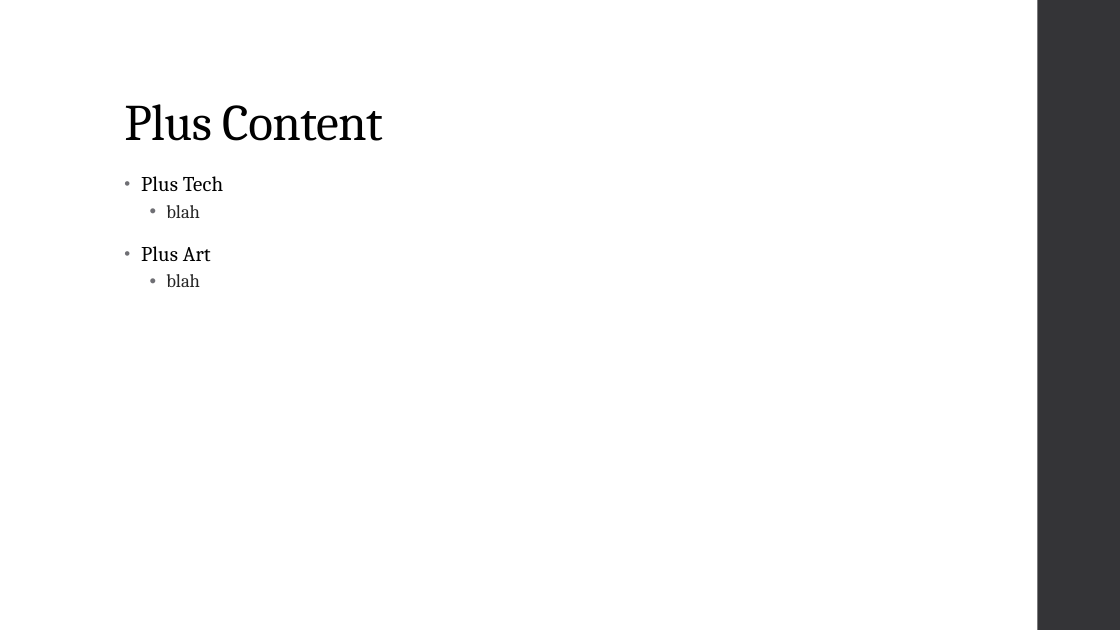
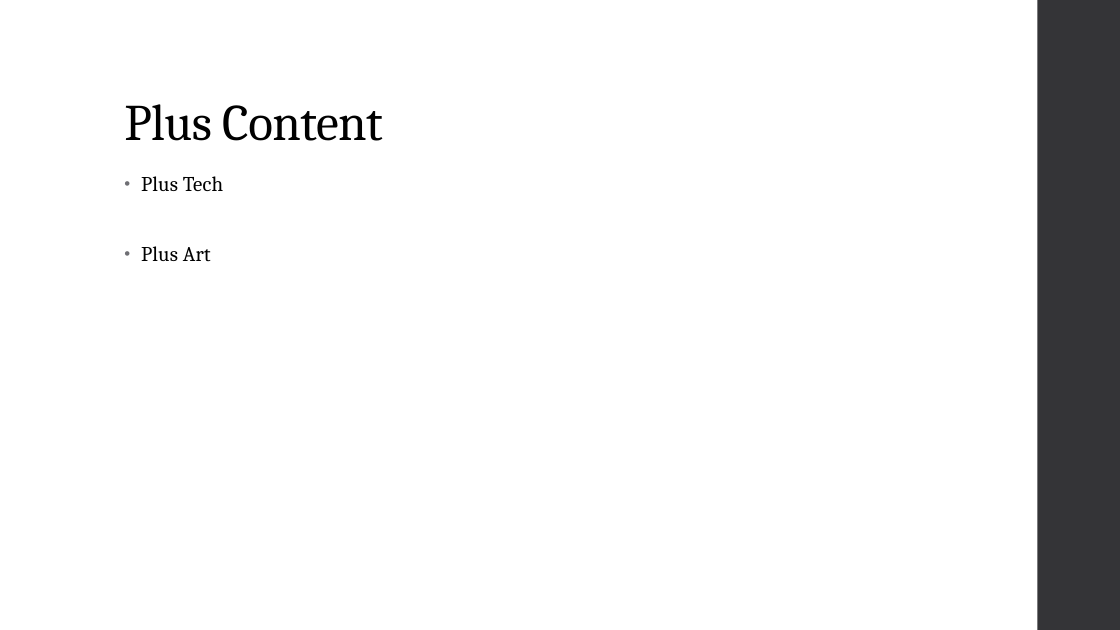
Before and after one commit to Noah-cobb/HoneyDew, a slide deck: slide 12 of Dinometry Dash/Documentation/Pitch Presentation.pptx (slide 13 before the commit). Drawn at 1120x630 pixels with LibreOffice and Linux fonts; fonts in the diff are those of the drawing. Boxes give left, top, right and bottom in pixels: in the first picture for what was removed or moved away, otherwise in the second. Text is boxed around its words. In the diff, an @@ line names an element or a change of style, - is before the commit and + after.

```diff
--- a/Dinometry Dash/Documentation/Pitch Presentation.pptx
+++ b/Dinometry Dash/Documentation/Pitch Presentation.pptx
@@ text at [166, 205, 200, 218]: paragraph removed @@
-  • blah
@@ text at [166, 274, 200, 287]: paragraph removed @@
-  • blah
```
Also in this commit, not shown: 2 other slides changed, 1 slide added, 2 slides removed.
